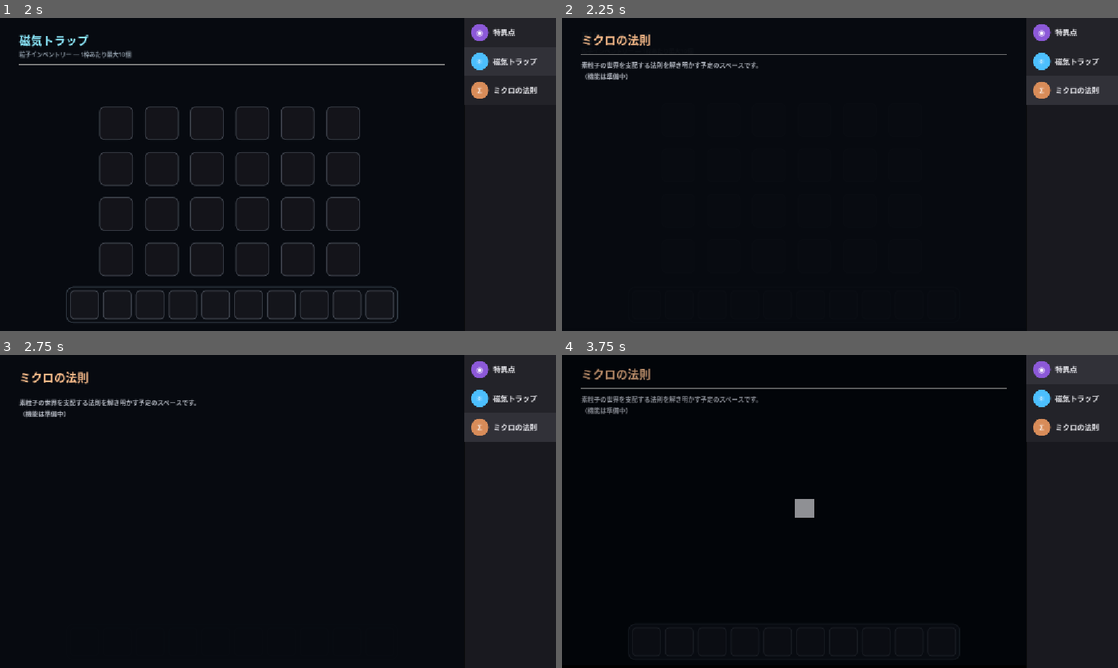
Above: before the commit, frames 1-4 (two rows, left to right).
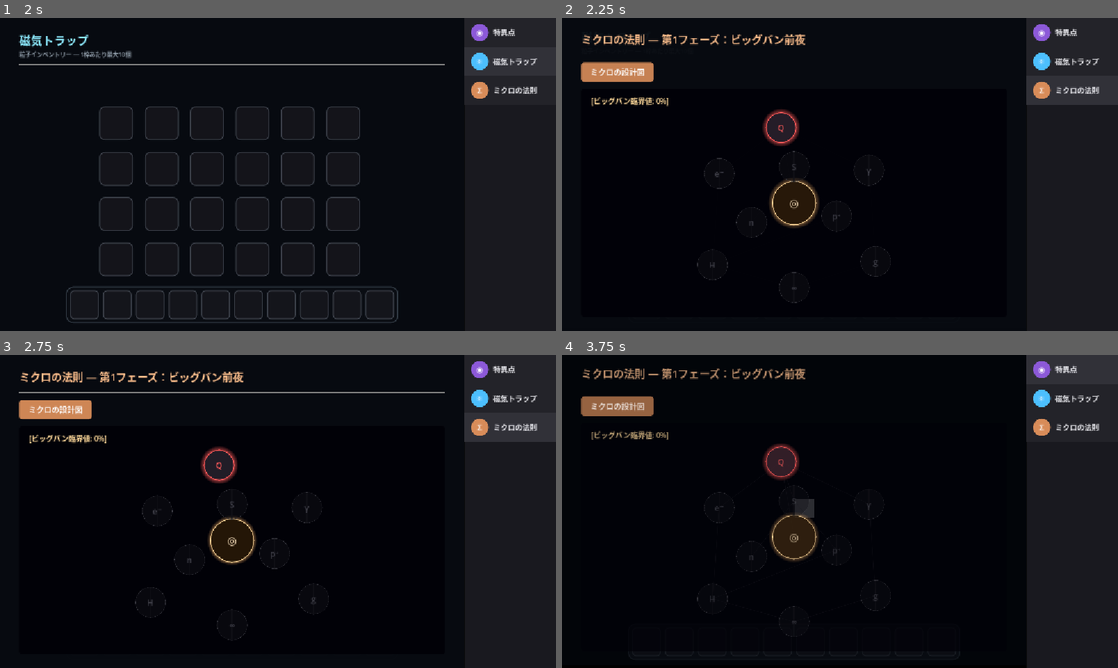
Above: after the commit, the same moments.

Repository: inari080/InariRevolution
Game: Godot game, scene res://main.tscn
The game is run twice, just before and just after one commit, with the same random seed, the same clock (stepped at 60 frames per second) and the same inputs.
Inputs (mouse positions are in pixels of both pictures, inside the frame that each line leads up to):
- Up to frame 1 (2 s): click (511, 33) at 0.5 s; click (511, 61) at 1.25 s
- Up to frame 2 (2.25 s): click (1073, 89) at 2 s
- Up to frame 3 (2.75 s): no input
- Up to frame 4 (3.75 s): click (617, 408) at 2.75 s, where only the run after the commit has a clickable "ミクロの設計図"; click (1073, 370) at 3.5 s

Frame 1 is identical in both runs. In frame 2, 4.0% of the frame differs, in the area x 3-80%, y 5-92%; in frame 3, 4.2%; in frame 4, 4.3%, in the area x 3-80%, y 4-87%.

Commit message:
ミクロの法則の中に第一項目としてミクロの設計図タブを作成

Diff:
--- a/MicroscopicLawUI.gd
+++ b/MicroscopicLawUI.gd
@@ -1,11 +1,14 @@
 extends Control
 
 # ==============================================================
-# ミクロの法則（Microscopic Law）UI
+# ミクロの法則（Microscopic Law）UI - 第1フェーズ「ビッグバン前夜」
 #
-# サイドバーに追加される新しいタブ。押すと専用の全画面パネルが開く。
-# ★中身は未実装のため、現状は説明文だけのプレースホルダー。
-#   今後、ここに「ミクロの法則」の実際の機能を実装していく想定。
+# サイドバーに追加されるタブ。押すと専用の全画面パネルが開く。
+# パネルの中身は「サブタブバー」で切り替えられる別コンテンツを持つ。
+#
+# 第1フェーズ「ビッグバン前夜」のサブタブ構成:
+#   [0] ミクロの設計図 … スキルツリー（元素・法則を解放して宇宙空間を作る）
+#   ★今後フェーズが進むごとに sub_tab_names / sub_tab_pages を増やしていく想定
 #
 # 使い方:
 #   main.gd が付いているノードの「子」として、このスクリプトを付けた
@@ -17,11 +20,323 @@
 const SIDEBAR_WIDTH: float = 190.0
 const ANIM_DURATION: float = 0.28
 const CLOSED_Y_OFFSET: float = -24.0
+const SUB_TAB_HEIGHT: float = 40.0
 
 var row_button: Button
 var panel: Panel
 var is_open: bool = false
 
+# --- サブタブ関連 ---
+var sub_tab_names: Array = ["ミクロの設計図"] # ★今後ここにフェーズ進行で追加していく
+var sub_tab_buttons: Array = []
+var sub_tab_pages: Array = []
+var current_sub_tab: int = 0
+
+var design_tree: MicroDesignTree # ★「ミクロの設計図」スキルツリー本体
+
+
+# --------------------------------------------------------------
+# 個々のスキルノード（星座の星ひとつぶん）
+# --------------------------------------------------------------
+class SkillNodeButton:
+	extends Panel
+
+	signal pressed_node(id: String)
+
+	const RADIUS: float = 32.0 # ★MicroDesignTree側の配置計算とは独立（見た目のサイズのみ）
+
+	var id: String
+	var node_color: Color
+	var state: String = "locked" # locked / available / unlocked
+	var label: Label
+
+	func _init(node_id: String, symbol: String, color: Color) -> void:
+		id = node_id
+		node_color = color
+		custom_minimum_size = Vector2(RADIUS * 2, RADIUS * 2)
+		size = custom_minimum_size
+		pivot_offset = size / 2.0
+		mouse_filter = Control.MOUSE_FILTER_STOP
+
+		label = Label.new()
+		label.text = symbol
+		label.set_anchors_preset(Control.PRESET_FULL_RECT)
+		label.horizontal_alignment = HORIZONTAL_ALIGNMENT_CENTER
+		label.vertical_alignment = VERTICAL_ALIGNMENT_CENTER
+		label.mouse_filter = Control.MOUSE_FILTER_IGNORE
+		label.add_theme_font_size_override("font_size", 17)
+		add_child(label)
+
+		_refresh_style()
+
+	func _gui_input(event: InputEvent) -> void:
+		if event is InputEventMouseButton and event.pressed and event.button_index == MOUSE_BUTTON_LEFT:
+			if state != "locked":
+				pressed_node.emit(id)
+
+	func set_state(new_state: String) -> void:
+		state = new_state
+		_refresh_style()
+
+	func _refresh_style() -> void:
+		var style := StyleBoxFlat.new()
+		style.set_corner_radius_all(int(RADIUS))
+
+		match state:
+			"locked":
+				style.bg_color = Color(0.08, 0.08, 0.10, 0.85)
+				style.border_color = Color(0.25, 0.25, 0.28, 0.6)
+				style.set_border_width_all(1)
+				label.add_theme_color_override("font_color", Color(0.4, 0.4, 0.45))
+				modulate.a = 0.55
+			"available":
+				style.bg_color = Color(0.12, 0.12, 0.16, 0.95)
+				style.border_color = node_color
+				style.set_border_width_all(2)
+				style.shadow_color = Color(node_color.r, node_color.g, node_color.b, 0.5)
+				style.shadow_size = 8
+				label.add_theme_color_override("font_color", node_color)
+				modulate.a = 1.0
+			"unlocked":
+				style.bg_color = node_color.darkened(0.35)
+				style.border_color = node_color
+				style.set_border_width_all(3)
+				style.shadow_color = Color(node_color.r, node_color.g, node_color.b, 0.85)
+				style.shadow_size = 14
+				label.add_theme_color_override("font_color", Color(1, 1, 1))
+				modulate.a = 1.0
+
+		add_theme_stylebox_override("panel", style)
+
+
+# --------------------------------------------------------------
+# 「ミクロの設計図」スキルツリー本体
+#
+# デザインコンセプト：スタイル2「天体・星座（コズミック・レイアウト）」
+# ・中央に「ビッグバンの種」。周囲に元素・法則のスキルノードを星座状に配置。
+# ・ノードを解放するたびに種へエネルギーが集まっていくイメージで、
+#   背景と種のグロー・脈動が変化していく。
+# ・進捗は「ビッグバン臨界値」としてパーセント表示する。
+# --------------------------------------------------------------
+class MicroDesignTree:
+	extends Control
+
+	signal progress_changed(percent: float)
+	signal big_bang_ready() # ★臨界値100%到達時に発火（フェーズ2接続用・TODO）
+
+	const SEED_RADIUS: float = 46.0
+
+	# ★スキル定義。requires が全て解放済みなら解放可能（available）になる。
+	#   offset は中心(ビッグバンの種)からの相対配置座標。
+	var skill_defs: Array = [
+		{"id": "quark",        "name": "クォーク",   "symbol": "Q",  "color": Color(1.0, 0.35, 0.35), "requires": [],                        "offset": Vector2(-40, -230)},
+		{"id": "electron",     "name": "電子",       "symbol": "e⁻", "color": Color(0.4, 1.0, 0.5),   "requires": ["quark"],                 "offset": Vector2(-230, -90)},
+		{"id": "photon",       "name": "光子",       "symbol": "γ",  "color": Color(1.0, 0.95, 0.4),  "requires": ["quark"],                 "offset": Vector2(230, -100)},
+		{"id": "strong_force", "name": "強い力",     "symbol": "S",  "color": Color(0.95, 0.5, 1.0),  "requires": ["quark"],                 "offset": Vector2(0, -110)},
+		{"id": "proton",       "name": "陽子",       "symbol": "p⁺", "color": Color(1.0, 0.75, 0.3),  "requires": ["strong_force"],          "offset": Vector2(130, 40)},
+		{"id": "neutron",      "name": "中性子",     "symbol": "n",  "color": Color(0.75, 0.75, 0.8), "requires": ["strong_force"],          "offset": Vector2(-130, 60)},
+		{"id": "hydrogen",     "name": "水素原子",   "symbol": "H",  "color": Color(0.5, 0.75, 1.0),  "requires": ["proton", "electron"],    "offset": Vector2(-250, 190)},
+		{"id": "gravity",      "name": "重力",       "symbol": "g",  "color": Color(0.6, 0.5, 0.9),   "requires": ["photon"],                "offset": Vector2(250, 180)},
+		{"id": "spacetime",    "name": "時空",       "symbol": "∞",  "color": Color(1.0, 1.0, 1.0),   "requires": ["hydrogen", "gravity"],   "offset": Vector2(0, 260)},
+	]
+
+	var unlocked: Dictionary = {}       # id -> bool
+	var node_buttons: Dictionary = {}   # id -> SkillNodeButton
+	var seed_panel: Panel
+	var seed_style: StyleBoxFlat
+	var bg_panel: Panel
+	var bg_style: StyleBoxFlat
+	var progress_label: Label
+	var origin: Vector2 = Vector2.ZERO
+	var seed_tween: Tween
+	var bang_fired: bool = false
+
+	func _init() -> void:
+		mouse_filter = Control.MOUSE_FILTER_STOP
+		clip_contents = true
+
+	func _ready() -> void:
+		_build_background()
+		_build_seed()
+		_build_nodes()
+		_build_progress_label()
+		_recalc_availability()
+		_recalc_progress()
+		resized.connect(_reposition)
+		_reposition()
+
+	func _build_background() -> void:
+		bg_panel = Panel.new()
+		bg_panel.set_anchors_preset(Control.PRESET_FULL_RECT)
+		bg_panel.mouse_filter = Control.MOUSE_FILTER_IGNORE
+		bg_style = StyleBoxFlat.new()
+		bg_style.bg_color = Color(0.03, 0.03, 0.05, 1.0) # ★最初は冷たい黒
+		bg_style.set_corner_radius_all(6)
+		bg_panel.add_theme_stylebox_override("panel", bg_style)
+		add_child(bg_panel)
+
+	func _build_seed() -> void:
+		seed_panel = Panel.new()
+		seed_panel.custom_minimum_size = Vector2(SEED_RADIUS * 2, SEED_RADIUS * 2)
+		seed_panel.size = seed_panel.custom_minimum_size
+		seed_panel.pivot_offset = seed_panel.size / 2.0
+		seed_panel.mouse_filter = Control.MOUSE_FILTER_IGNORE
+
+		seed_style = StyleBoxFlat.new()
+		seed_style.bg_color = Color(0.15, 0.1, 0.05, 1.0)
+		seed_style.border_color = Color(1.0, 0.85, 0.6, 0.9)
+		seed_style.set_border_width_all(2)
+		seed_style.set_corner_radius_all(int(SEED_RADIUS))
+		seed_style.shadow_color = Color(1.0, 0.7, 0.4, 0.35)
+		seed_style.shadow_size = 10
+		seed_panel.add_theme_stylebox_override("panel", seed_style)
+
+		var seed_label := Label.new()
+		seed_label.text = "◎"
+		seed_label.set_anchors_preset(Control.PRESET_FULL_RECT)
+		seed_label.horizontal_alignment = HORIZONTAL_ALIGNMENT_CENTER
+		seed_label.vertical_alignment = VERTICAL_ALIGNMENT_CENTER
+		seed_label.mouse_filter = Control.MOUSE_FILTER_IGNORE
+		seed_label.add_theme_font_size_override("font_size", 22)
+		seed_label.add_theme_color_override("font_color", Color(1.0, 0.9, 0.75))
+		seed_panel.add_child(seed_label)
+
+		add_child(seed_panel)
+		_start_seed_pulse(0.0)
+
+	func _build_nodes() -> void:
+		for def in skill_defs:
+			var btn := SkillNodeButton.new(def["id"], def["symbol"], def["color"])
+			btn.pressed_node.connect(_on_node_pressed)
+			add_child(btn)
+			node_buttons[def["id"]] = btn
+
+	func _build_progress_label() -> void:
+		progress_label = Label.new()
+		progress_label.add_theme_font_size_override("font_size", 15)
+		progress_label.add_theme_color_override("font_color", Color(1.0, 0.85, 0.6))
+		progress_label.mouse_filter = Control.MOUSE_FILTER_IGNORE
+		add_child(progress_label)
+
+	func _reposition() -> void:
+		origin = size / 2.0
+
+		if seed_panel:
+			seed_panel.position = origin - seed_panel.size / 2.0
+
+		# ★画面が狭い時は星座全体を自動で縮小する
+		var scale_factor: float = clamp(size.y / 700.0, 0.45, 1.0)
+
+		for def in skill_defs:
+			var btn: Panel = node_buttons.get(def["id"])
+			if btn:
+				var target: Vector2 = origin + def["offset"] * scale_factor
+				btn.position = target - btn.size / 2.0
+
+		if progress_label:
+			progress_label.position = Vector2(20, 14)
+
+		queue_redraw()
+
+	func _draw() -> void:
+		# ★星座ライン：前提スキル → 対象スキルへ線を引く。
+		#   前提が無いスキルは、中心（ビッグバンの種）から直接線を引く。
+		for def in skill_defs:
+			var to_btn: Panel = node_buttons.get(def["id"])
+			if to_btn == null:
+				continue
+			var to_pos: Vector2 = to_btn.position + to_btn.size / 2.0
+			var to_unlocked: bool = unlocked.get(def["id"], false)
+
+			if def["requires"].is_empty():
+				var line_color: Color = Color(1.0, 0.8, 0.5, 0.7) if to_unlocked else Color(0.3, 0.3, 0.35, 0.5)
+				draw_line(origin, to_pos, line_color, 2.0 if to_unlocked else 1.0, true)
+			else:
+				for req_id in def["requires"]:
+					var from_btn: Panel = node_buttons.get(req_id)
+					if from_btn == null:
+						continue
+					var from_pos: Vector2 = from_btn.position + from_btn.size / 2.0
+					var from_unlocked: bool = unlocked.get(req_id, false)
+					var both_unlocked: bool = from_unlocked and to_unlocked
+					var line_color: Color = Color(1.0, 0.8, 0.5, 0.8) if both_unlocked else Color(0.3, 0.3, 0.35, 0.45)
+					draw_line(from_pos, to_pos, line_color, 2.2 if both_unlocked else 1.0, true)
+
+	func _on_node_pressed(id: String) -> void:
+		if unlocked.get(id, false):
+			return
+		if not _is_unlockable(id):
+			return
+
+		# ★TODO: ここで実際のコスト消費（素粒子の在庫チェックなど）を行う想定
+		unlocked[id] = true
+		node_buttons[id].set_state("unlocked")
+		_recalc_availability()
+		_recalc_progress()
+		queue_redraw()
+
+	func _is_unlockable(id: String) -> bool:
+		for def in skill_defs:
+			if def["id"] == id:
+				for req in def["requires"]:
+					if not unlocked.get(req, false):
+						return false
+				return true
+		return false
+
+	func _recalc_availability() -> void:
+		for def in skill_defs:
+			var id: String = def["id"]
+			if unlocked.get(id, false):
+				continue
+			node_buttons[id].set_state("available" if _is_unlockable(id) else "locked")
+
+	func _recalc_progress() -> void:
+		var total: int = skill_defs.size()
+		var count: int = 0
+		for def in skill_defs:
+			if unlocked.get(def["id"], false):
+				count += 1
+		var percent: float = 100.0 * float(count) / float(total)
+
+		progress_label.text = "[ビッグバン臨界値: %d%%]" % int(round(percent))
+
+		# ★背景を「冷たい黒 → 熱く輝く色」へ、進捗に応じて補間する
+		var cold: Color = Color(0.03, 0.03, 0.05, 1.0)
+		var hot: Color = Color(0.35, 0.16, 0.05, 1.0)
+		bg_style.bg_color = cold.lerp(hot, percent / 100.0)
+
+		_start_seed_pulse(percent / 100.0)
+
+		progress_changed.emit(percent)
+
+		if percent >= 100.0 and not bang_fired:
+			bang_fired = true
+			big_bang_ready.emit() # ★フェーズ2（宇宙空間の誕生）への入口・TODO
+
+	func _start_seed_pulse(intensity: float) -> void:
+		# ★進捗が上がるほど、種の脈動が「速く・大きく」なっていく
+		if seed_tween and seed_tween.is_valid():
+			seed_tween.kill()
+
+		var base_shadow: float = lerp(6.0, 26.0, intensity)
+		var pulse_amp: float = lerp(4.0, 20.0, intensity)
+		var duration: float = lerp(1.6, 0.5, intensity) # ★臨界に近づくほど速くなる
+
+		seed_tween = create_tween()
+		seed_tween.set_loops()
+		seed_tween.tween_method(_set_seed_shadow, base_shadow, base_shadow + pulse_amp, duration)\
+			.set_trans(Tween.TRANS_SINE).set_ease(Tween.EASE_IN_OUT)
+		seed_tween.tween_method(_set_seed_shadow, base_shadow + pulse_amp, base_shadow, duration)\
+			.set_trans(Tween.TRANS_SINE).set_ease(Tween.EASE_IN_OUT)
+
+	func _set_seed_shadow(value: float) -> void:
+		seed_style.shadow_size = int(value)
+
+
+# --------------------------------------------------------------
+# メイン処理（サイドバー登録・パネル開閉）
+# --------------------------------------------------------------
 func _ready() -> void:
 	mouse_filter = Control.MOUSE_FILTER_IGNORE
 	add_to_group("screen_ui")
@@ -58,25 +373,75 @@
 	panel.add_child(margin)
 
 	var vbox := VBoxContainer.new()
-	vbox.add_theme_constant_override("separation", 10)
+	vbox.add_theme_constant_override("separation", 14)
 	margin.add_child(vbox)
 
 	var title := Label.new()
-	title.text = "ミクロの法則"
-	title.add_theme_font_size_override("font_size", 24)
+	title.text = "ミクロの法則 ― 第1フェーズ：ビッグバン前夜"
+	title.add_theme_font_size_override("font_size", 22)
 	title.add_theme_color_override("font_color", Color(1.0, 0.75, 0.55))
 	vbox.add_child(title)
 
 	vbox.add_child(HSeparator.new())
 
-	var desc := Label.new()
-	desc.text = "素粒子の世界を支配する法則を解き明かす予定のスペースです。\n（機能は準備中）"
-	desc.add_theme_font_size_override("font_size", 13)
-	desc.add_theme_color_override("font_color", Color(0.7, 0.72, 0.76))
-	desc.autowrap_mode = TextServer.AUTOWRAP_WORD
-	vbox.add_child(desc)
+	_build_sub_tabs(vbox)
+
+	var content_area := Control.new()
+	content_area.size_flags_vertical = Control.SIZE_EXPAND_FILL
+	content_area.size_flags_horizontal = Control.SIZE_EXPAND_FILL
+	vbox.add_child(content_area)
+
+	design_tree = MicroDesignTree.new()
+	design_tree.set_anchors_preset(Control.PRESET_FULL_RECT)
+	design_tree.visible = true
+	content_area.add_child(design_tree)
+	sub_tab_pages.append(design_tree)
+
+	# ★今後フェーズが進んだら、ここに新しいサブタブを追加していく
+	#   例: sub_tab_names.append("元素合成")
+	#       var new_page := SomeNewPage.new()
+	#       content_area.add_child(new_page)
+	#       sub_tab_pages.append(new_page)
 
 	add_child(panel)
+
+func _build_sub_tabs(parent: VBoxContainer) -> void:
+	var tab_bar := HBoxContainer.new()
+	tab_bar.add_theme_constant_override("separation", 8)
+	parent.add_child(tab_bar)
+
+	for i in range(sub_tab_names.size()):
+		var btn := Button.new()
+		btn.text = sub_tab_names[i]
+		btn.toggle_mode = true
+		btn.button_pressed = (i == current_sub_tab)
+		btn.focus_mode = Control.FOCUS_NONE
+		btn.custom_minimum_size = Vector2(150, SUB_TAB_HEIGHT)
+
+		var style_off := StyleBoxFlat.new()
+		style_off.bg_color = Color(0.12, 0.12, 0.14, 0.9)
+		style_off.set_corner_radius_all(6)
+
+		var style_on := StyleBoxFlat.new()
+		style_on.bg_color = Color(0.85, 0.55, 0.35, 0.95) # ★ミクロの法則のテーマカラーに合わせる
+		style_on.set_corner_radius_all(6)
+
+		btn.add_theme_stylebox_override("normal", style_off)
+		btn.add_theme_stylebox_override("hover", style_off)
+		btn.add_theme_stylebox_override("pressed", style_on)
+		btn.add_theme_color_override("font_color", Color(0.85, 0.85, 0.88))
+		btn.add_theme_color_override("font_color_pressed", Color(0.1, 0.1, 0.1))
+
+		btn.pressed.connect(_on_sub_tab_pressed.bind(i))
+		tab_bar.add_child(btn)
+		sub_tab_buttons.append(btn)
+
+func _on_sub_tab_pressed(index: int) -> void:
+	current_sub_tab = index
+	for i in range(sub_tab_buttons.size()):
+		sub_tab_buttons[i].button_pressed = (i == index)
+	for i in range(sub_tab_pages.size()):
+		sub_tab_pages[i].visible = (i == index)
 
 func _reposition_panel() -> void:
 	var vp_size: Vector2 = get_viewport_rect().size
